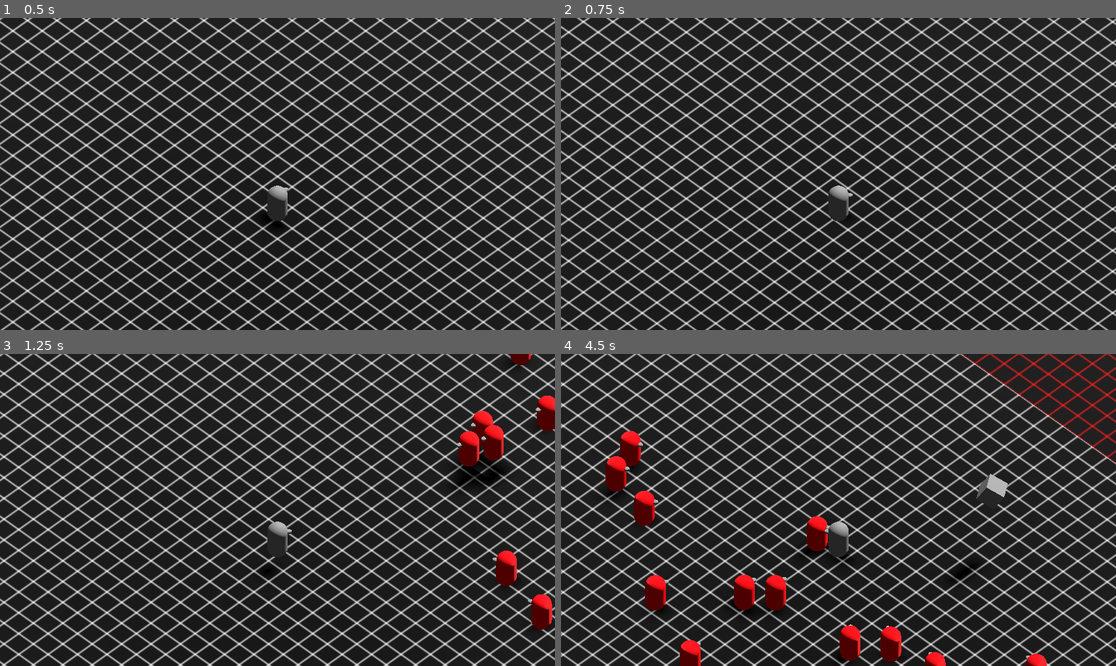
Above: before the commit, frames 1-4 (two rows, left to right).
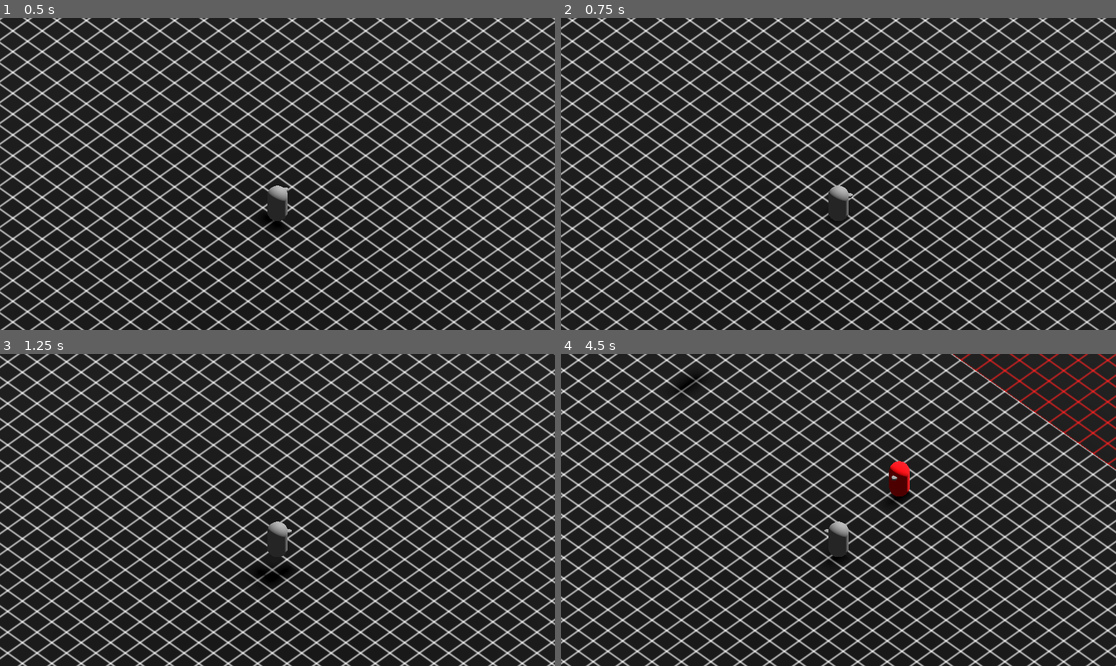
Above: after the commit, the same moments.

Repository: Sprotex/ludum-dare-53
Game: Godot game, scene res://blocks/main_level.tscn
Two runs of this game, one before a commit and one after it. Both use one fixed random seed, a clock stepped at 60 frames per second and the inputs below.
Inputs:
- Up to frame 1 (0.5 s): no input
- Up to frame 2 (0.75 s): tap Enter at 0.5 s; hold D (move_right) from 0.53 s (still down); hold Ctrl from 0.53 s (still down)
- Up to frame 3 (1.25 s): keep holding D (move_right); keep holding Ctrl; tap Space (jump) at 0.77 s
- Up to frame 4 (4.5 s): release D (move_right) at 1.28 s; release Ctrl at 1.28 s; hold S (move_down) 1.28-2.03 s; tap E (box_action) at 1.35, 3.6 s; tap Space (jump) at 1.52, 3.02, 3.77 s; tap Ctrl at 1.55, 2.85, 4.35 s; hold D (move_right) 2.03-2.78 s; hold Ctrl 2.03-2.78 s; hold W (move_up) 2.78-3.53 s; hold Ctrl 3.53-4.28 s; hold A (move_left) from 3.53 s (still down)

Frame 1 is identical in both runs. In frame 2, 48% of the frame differs, in the area x 0-100%, y 0-100%; in frame 3, 49%; in frame 4, 50%.

Commit message:
fix box collision not working
add replacing enemy when despawning

Diff:
--- /dev/null
+++ b/blocks/Spawner.gd
@@ -0,0 +1,29 @@
+extends Node3D
+
+class_name Spawner
+
+@export var timer: Timer
+@export var path_follow: PathFollow3D
+@export var enemy_scene: PackedScene
+@export var start_time := 2.0
+@export var increase_time_after_timeout := 2.0
+
+@onready var randomizer = RandomNumberGenerator.new()
+
+
+func spawn() -> void:
+  var instance = enemy_scene.instantiate()
+  path_follow.progress_ratio = randomizer.randf()
+  LevelReference.level.enemies.add_child(instance)
+  instance.global_position = path_follow.global_position
+
+
+func _timer_finished() -> void:
+  spawn()
+  timer.wait_time += increase_time_after_timeout
+  timer.start()
+
+
+func _ready() -> void:
+  get_tree().create_timer(start_time).timeout.connect(_timer_finished)
+  timer.timeout.connect(_timer_finished)
--- a/blocks/Spawnpoint.gd
+++ /dev/null
@@ -1,15 +0,0 @@
-extends PathFollow3D
-
-@export var enemy_scene: PackedScene
-
-@onready var randomizer = RandomNumberGenerator.new()
-
-func spawn() -> void:
-	var instance = enemy_scene.instantiate()
-	progress_ratio = randomizer.randf()
-	LevelReference.level.enemies.add_child(instance)
-	instance.global_position = global_position
-
-func _process(_delta) -> void:
-	if Input.is_key_pressed(KEY_CTRL):
-		spawn()
--- a/blocks/box/box.tscn
+++ b/blocks/box/box.tscn
@@ -7,6 +7,7 @@
 [sub_resource type="BoxShape3D" id="BoxShape3D_t60st"]
 
 [node name="Box" type="RigidBody3D" node_paths=PackedStringArray("mesh")]
+collision_mask = 7
 freeze = true
 freeze_mode = 1
 script = ExtResource("1_cpfrd")
--- a/blocks/character/enemy/VisibilityResolver.gd
+++ b/blocks/character/enemy/VisibilityResolver.gd
@@ -7,4 +7,5 @@
 func _on_visible_on_screen_notifier_3d_screen_exited():
   if not box_weilder.has_box():
     return
+  LevelReference.level.spawner.spawn()
   body.queue_free()
--- a/blocks/character/player/BoxThrower.gd
+++ b/blocks/character/player/BoxThrower.gd
@@ -13,14 +13,14 @@
 	var box_global_position = box.global_position
 	var box_global_rotation = box.global_rotation
 	box.get_parent().remove_child(box)
-	body.remove_collision_exception_with(box)
 	LevelReference.level.boxes.add_child(box)
+	box.remove_collision_exception_with(body)
 	box.global_position = box_global_position
 	box.global_rotation = box_global_rotation
 	box.linear_velocity += -box_weilder.global_transform.basis.z * throw_power
 	box.angular_velocity += Random.vector(randomizer) * throw_spin_power
 
-func _process(delta: float) -> void:
+func _process(_delta: float) -> void:
 	if not Input.is_action_just_pressed("box_action"):
 		return
 	if not box_weilder.has_box():
--- a/blocks/level.gd
+++ b/blocks/level.gd
@@ -4,6 +4,7 @@
 @export var boxes: Node3D
 @export var camera: Camera3D
 @export var enemies: Node3D
+@export var spawner: Spawner
 
 func _on_tree_entered():
 	LevelReference.level = self
--- a/blocks/main_level.tscn
+++ b/blocks/main_level.tscn
@@ -7,18 +7,19 @@
 [ext_resource type="Material" uid="uid://ky8njfao1uyu" path="res://environment/grid_material.tres" id="4_ysmbp"]
 [ext_resource type="QuadMesh" uid="uid://c4m2ij4h8oyln" path="res://environment/mesh/60x60_plane.tres" id="5_o7bnq"]
 [ext_resource type="Environment" uid="uid://dhvcx7ga4gqn1" path="res://environment/default_environment.tres" id="6_fidnt"]
-[ext_resource type="Script" path="res://blocks/Spawnpoint.gd" id="8_gpel6"]
+[ext_resource type="Script" path="res://blocks/Spawner.gd" id="7_cyo0j"]
 [ext_resource type="PackedScene" uid="uid://bfmcqj0v4pxbm" path="res://blocks/character/enemy/enemy.tscn" id="9_hc7q0"]
 [ext_resource type="PackedScene" uid="uid://byj8jn5wgprlq" path="res://blocks/character/player/player.tscn" id="10_yoepg"]
 
 [sub_resource type="WorldBoundaryShape3D" id="WorldBoundaryShape3D_xpx8o"]
 
-[node name="MainLevel" type="Node3D" node_paths=PackedStringArray("player", "boxes", "camera", "enemies")]
+[node name="MainLevel" type="Node3D" node_paths=PackedStringArray("player", "boxes", "camera", "enemies", "spawner")]
 script = ExtResource("1_f3xqy")
 player = NodePath("Player")
 boxes = NodePath("Boxes")
 camera = NodePath("PlayerFollowingRig/Camera3D")
 enemies = NodePath("Enemies")
+spawner = NodePath("PlayerFollowingRig/Spawner")
 
 [node name="Static" type="Node3D" parent="."]
 
@@ -97,14 +98,20 @@
 fov = 37.8493
 size = 15.0
 
-[node name="SpawnerPath3D" type="Path3D" parent="PlayerFollowingRig"]
+[node name="Spawner" type="Node3D" parent="PlayerFollowingRig" node_paths=PackedStringArray("timer", "path_follow")]
+script = ExtResource("7_cyo0j")
+timer = NodePath("Timer")
+path_follow = NodePath("Path3D/PathFollow3D")
+enemy_scene = ExtResource("9_hc7q0")
+
+[node name="Path3D" type="Path3D" parent="PlayerFollowingRig/Spawner"]
 transform = Transform3D(20, 0, 0, 0, 20, 0, 0, 0, 20, 0, -1, 0)
 curve = ExtResource("2_elap4")
 
-[node name="PathFollow3D" type="PathFollow3D" parent="PlayerFollowingRig/SpawnerPath3D"]
+[node name="PathFollow3D" type="PathFollow3D" parent="PlayerFollowingRig/Spawner/Path3D"]
 transform = Transform3D(1, 0, 0, 0, 1, 0, 0, 0, 1, -1, 0, -1)
-script = ExtResource("8_gpel6")
-enemy_scene = ExtResource("9_hc7q0")
+
+[node name="Timer" type="Timer" parent="PlayerFollowingRig/Spawner"]
 
 [node name="Player" parent="." instance=ExtResource("10_yoepg")]
 
